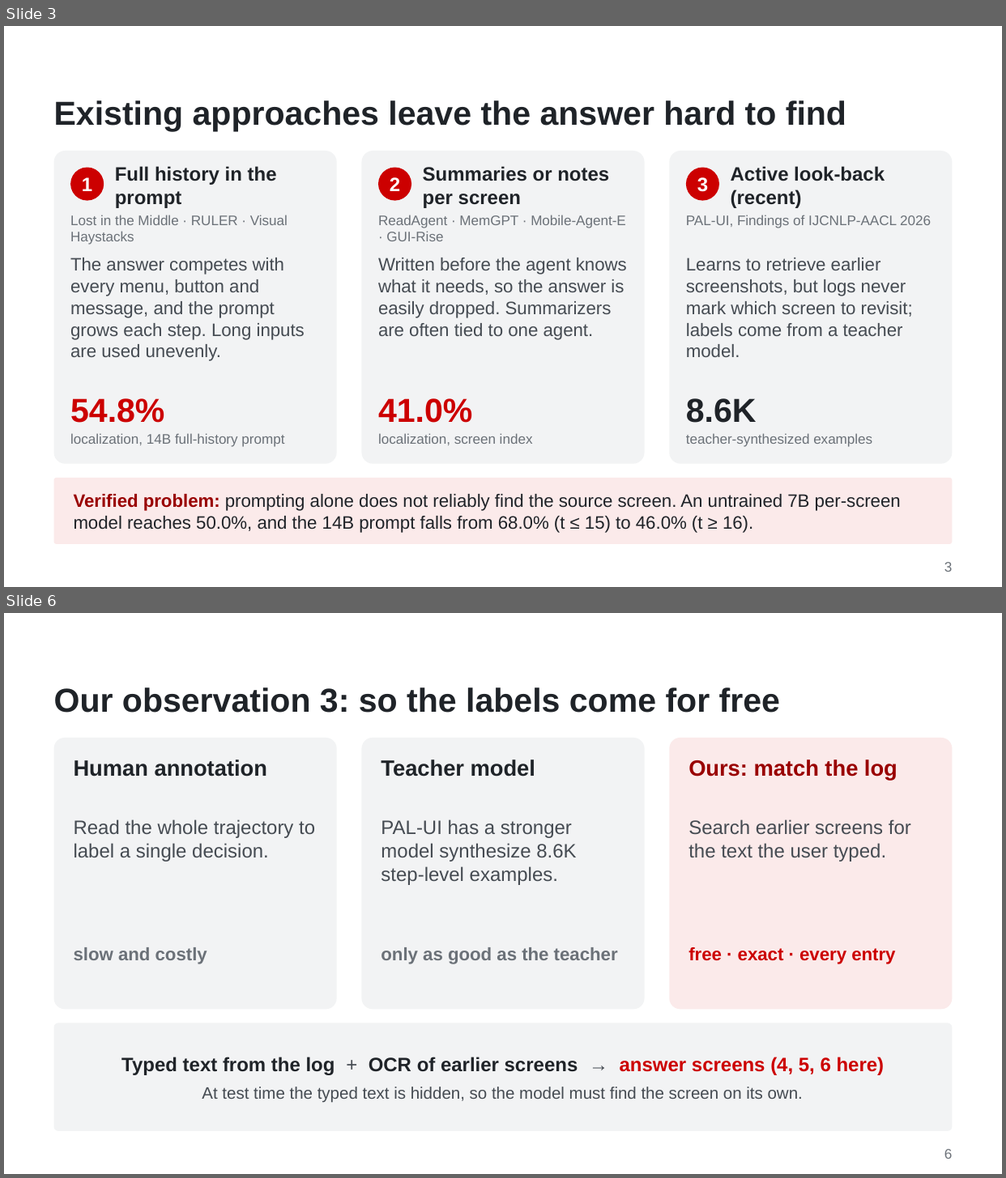
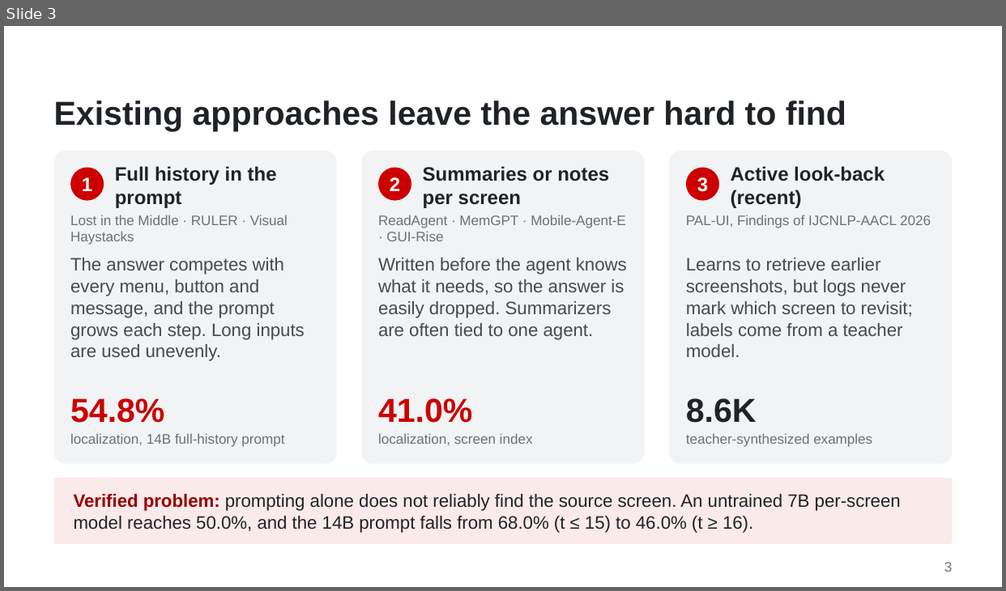
Before and after one commit to WMSlalalala/verifier-supervised-lookback, a slide deck: doc/Slides.pptx. Shown one above the other, each under a label of ours: slides 3 and 6 before the commit, slide 3 after it; the slides between them are not shown. The pictures are 1006x1178 and 1006x591 pixels, drawn with LibreOffice and Linux fonts; fonts in the diff are those of the drawing; background and template pictures are left out. Boxes give left, top, right and bottom in pixels: in the first picture for what was removed or moved away, otherwise in the second. Text is boxed around its words. In the diff, an @@ line names an element or a change of style, - is before the commit and + after.

```diff
--- a/doc/Slides.pptx
+++ b/doc/Slides.pptx
@@ slide 6 removed at [4,613,1002,1174], background #FFFFFF @@
@@ title removed at [54,688,780,713] @@
-Our observation 3: so the labels come for free
@@ rounded rectangle removed at [54,738,336,1009] @@
@@ rounded rectangle removed at [361,738,644,1009] @@
@@ rounded rectangle removed at [670,738,952,1009] @@
@@ text removed at [74,760,267,777] @@
-Human annotation
@@ text removed at [381,760,535,777] @@
-Teacher model
@@ text removed at [688,760,897,781] @@
-Ours: match the log
@@ text removed at [74,820,315,862] @@
-Read the whole trajectory to label a single decision.
@@ text removed at [381,820,576,885] @@
-PAL-UI has a stronger model synthesize 8.6K step-level examples.
@@ text removed at [688,820,911,862] @@
-Search earlier screens for the text the user typed.
@@ text removed at [74,948,207,965] @@
-slow and costly
@@ text removed at [381,948,618,965] @@
-only as good as the teacher
@@ text removed at [688,948,895,965] @@
-free · exact · every entry
@@ rounded rectangle removed at [54,1023,952,1131] @@
@@ text removed at [121,1057,884,1102] @@
-Typed text from the log + OCR of earlier screens → answer screens (4, 5, 6 here)
-At test time the typed text is hidden, so the model must find the screen on its own.
@@ text removed at [944,1149,953,1159] @@
-6
```
Also in this commit, not shown: 8 slides changed, 3 slides added, 7 other slides removed, 6 other files.
